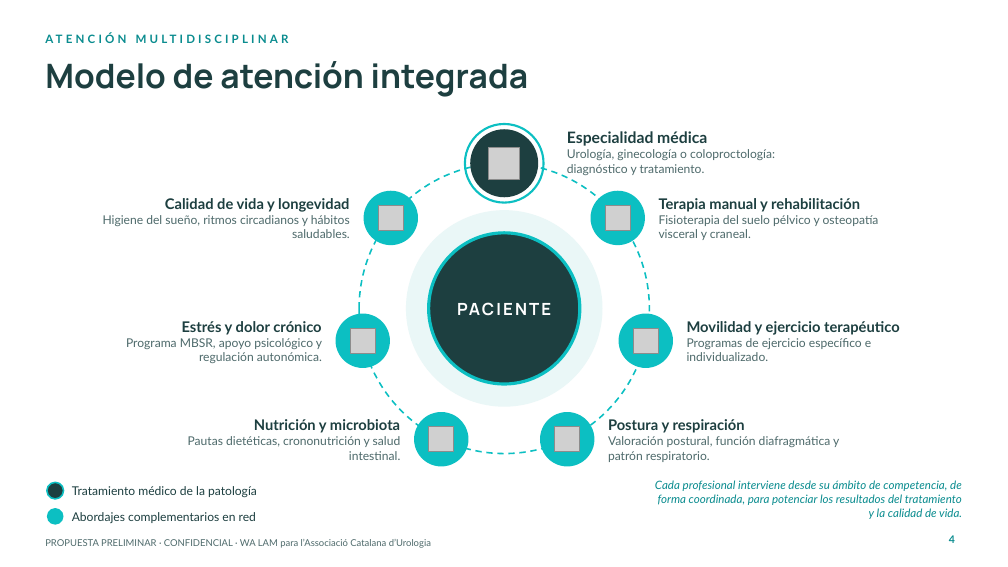
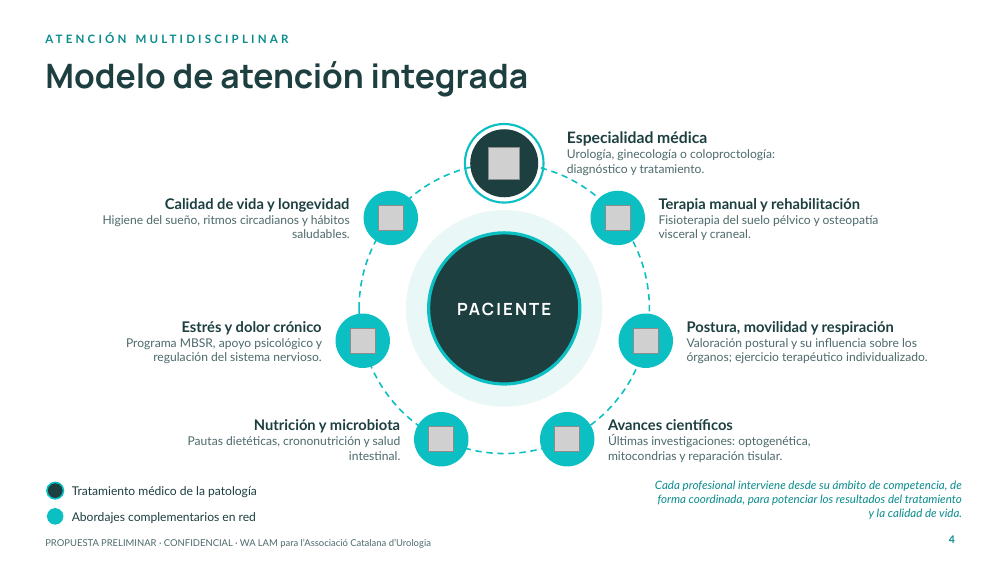
Before and after one commit to walam-bcn/formacion-olivier-bazin, a slide deck: slide 4 of Propuesta_Congreso_Salud_Pelvica_Urogenital_WALAM.pptx. Drawn at 1008x567 pixels with LibreOffice and Linux fonts; fonts in the diff are those of the drawing; grey boxes stand for pictures; background and template pictures are left out. Boxes give left, top, right and bottom in pixels: in the first picture for what was removed or moved away, otherwise in the second. Text is boxed around its words. In the diff, an @@ line names an element or a change of style, - is before the commit and + after.

```diff
--- a/Propuesta_Congreso_Salud_Pelvica_Urogenital_WALAM.pptx
+++ b/Propuesta_Congreso_Salud_Pelvica_Urogenital_WALAM.pptx
@@ text at [687, 321, 928, 363]: text changed @@
-Movilidad y ejercicio terapéutico
-Programas de ejercicio específico e individualizado.
+Postura, movilidad y respiración
+Valoración postural y su influencia sobre los órganos; ejercicio terapéutico individualizado.
@@ text at [126, 338, 322, 363]: text changed @@
-Programa MBSR, apoyo psicológico y regulación autonómica.
+Programa MBSR, apoyo psicológico y regulación del sistema nervioso.
@@ text at [608, 419, 810, 462]: text changed @@
-Postura y respiración
-Valoración postural, función diafragmática y patrón respiratorio.
+Avances científicos
+Últimas investigaciones: optogenética, mitocondrias y reparación tisular.
```
Also in this commit, not shown: 1 other file.
